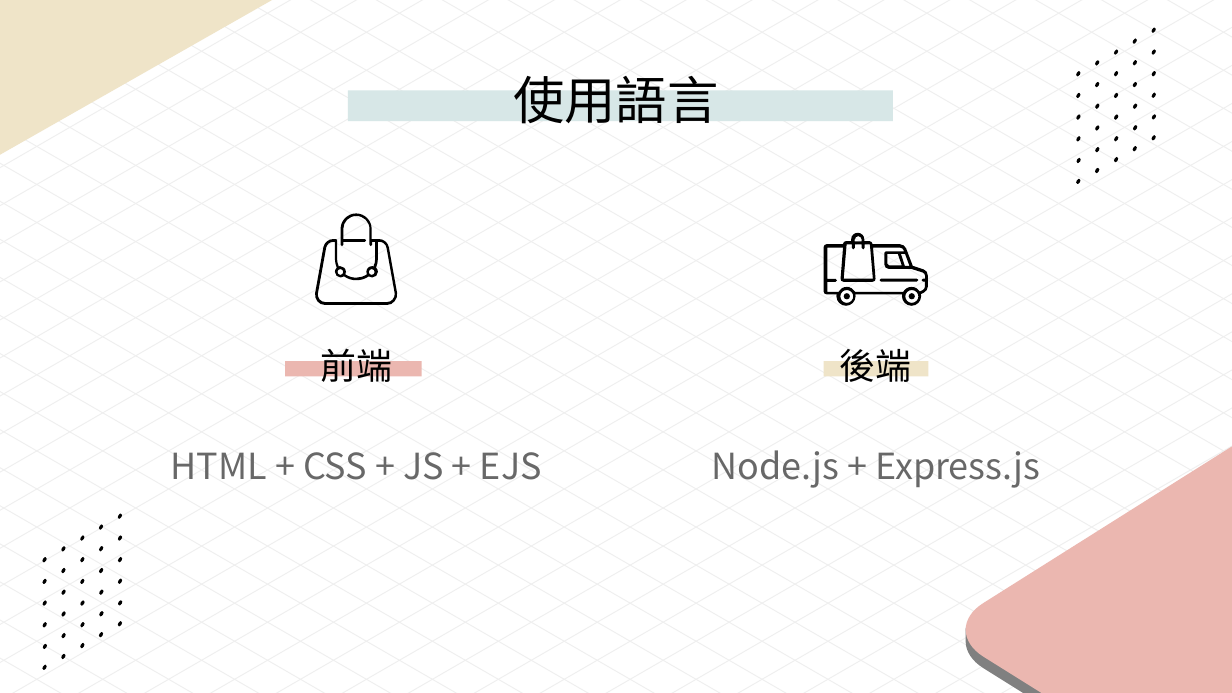
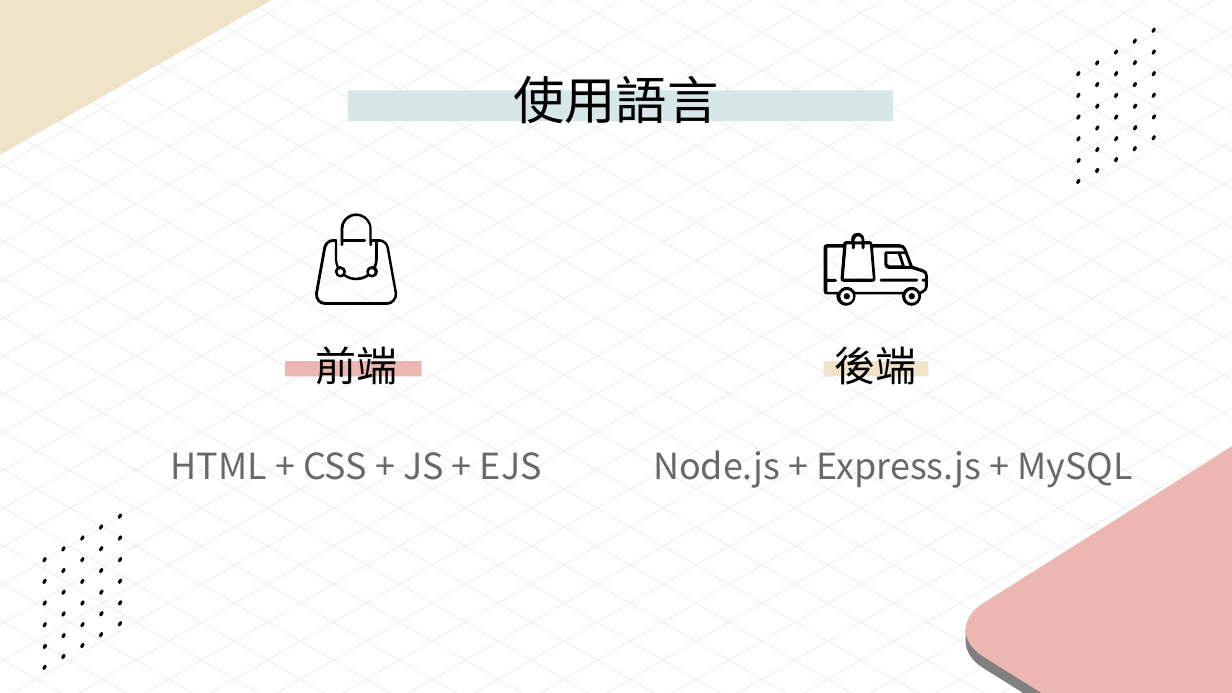
Before and after one commit to tcart2412/NodejsProject, a slide deck: slide 2 of asset/intro.pptx. Drawn at 1232x693 pixels with LibreOffice and Linux fonts; fonts in the diff are those of the drawing. Boxes give left, top, right and bottom in pixels: in the first picture for what was removed or moved away, otherwise in the second. Text is boxed around its words. In the diff, an @@ line names an element or a change of style, - is before the commit and + after.

```diff
--- a/asset/intro.pptx
+++ b/asset/intro.pptx
@@ subtitle "前端" at box(315, 346, 397, 385): size 28 to 32 pt @@
@@ subtitle "後端" at box(835, 346, 917, 385): size 28 to 32 pt @@
@@ subtitle at box(653, 450, 1132, 488): text changed @@
-Node.js + Express.js
+Node.js + Express.js + MySQL
```
Also in this commit, not shown: 1 other file.
